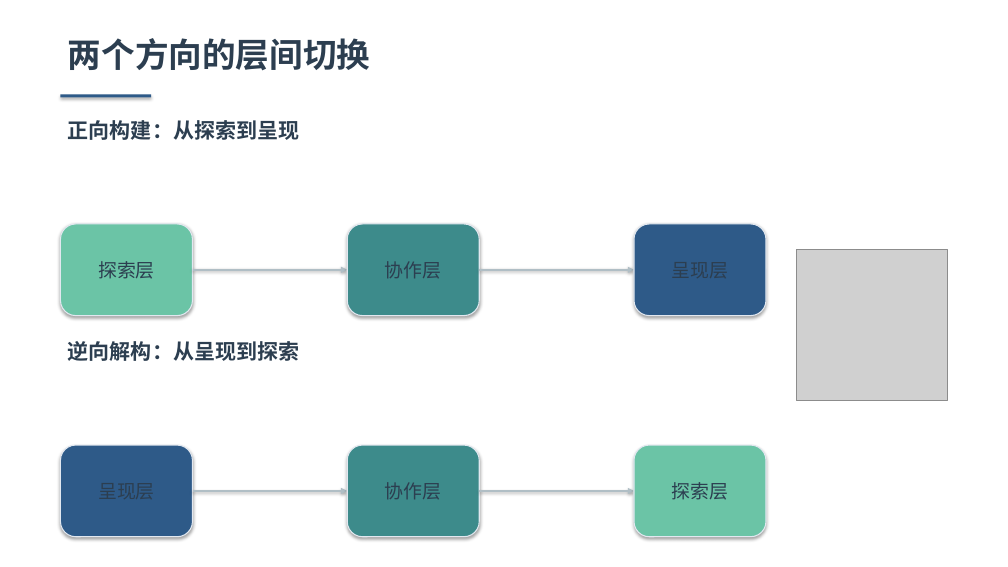
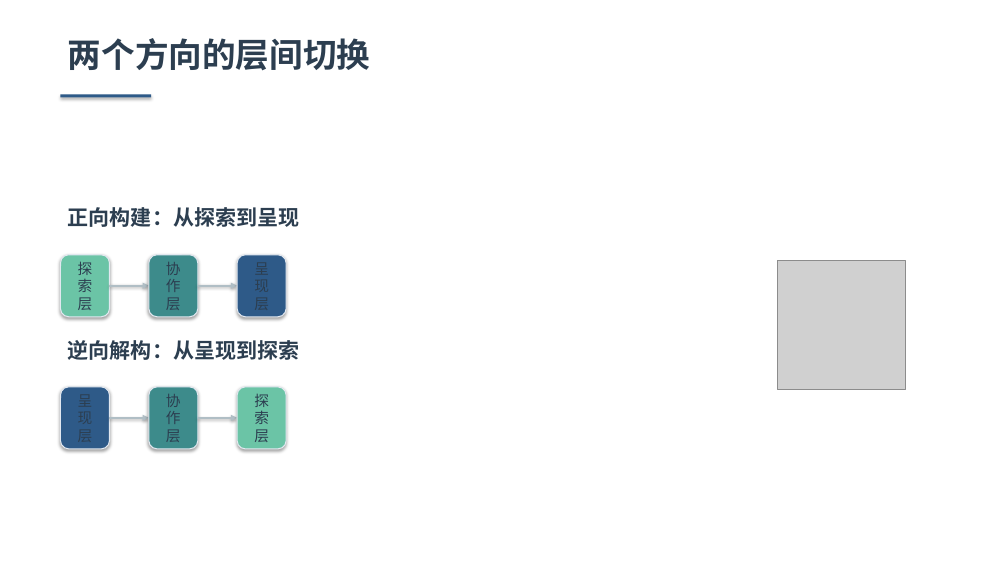
Before and after one commit to Lincyaw/paperops, a slide deck: slide 8 of examples/communication_friction/communication_friction.pptx. Drawn at 1008x567 pixels with LibreOffice and Linux fonts; fonts in the diff are those of the drawing; grey boxes stand for pictures. Boxes give left, top, right and bottom in pixels: in the first picture for what was removed or moved away, otherwise in the second. Text is boxed around its words. In the diff, an @@ line names an element or a change of style, - is before the commit and + after.

```diff
--- a/examples/communication_friction/communication_friction.pptx
+++ b/examples/communication_friction/communication_friction.pptx
@@ text "正向构建：从探索到呈现" moved from (x1=68, y1=120, x2=299, y2=140) to (x1=68, y1=207, x2=299, y2=227) @@
@@ rounded rectangle "探索层" resized from (x1=60, y1=224, x2=193, y2=315) to (x1=60, y1=255, x2=110, y2=317) @@
@@ rounded rectangle "协作层" resized from (x1=347, y1=224, x2=479, y2=315) to (x1=149, y1=255, x2=198, y2=317) @@
@@ rounded rectangle resized from (x1=634, y1=224, x2=767, y2=315) to (x1=237, y1=255, x2=287, y2=317) @@
@@ picture resized from (x1=796, y1=250, x2=948, y2=401) to (x1=777, y1=261, x2=906, y2=389) @@
@@ arrow moved from (193, 270) - (347, 270) to (110, 286) - (149, 286) @@
@@ arrow moved from (479, 270) - (634, 270) to (198, 286) - (237, 286) @@
@@ rounded rectangle resized from (x1=60, y1=445, x2=193, y2=537) to (x1=60, y1=387, x2=110, y2=449) @@
@@ rounded rectangle "协作层" resized from (x1=347, y1=445, x2=479, y2=537) to (x1=149, y1=387, x2=198, y2=449) @@
@@ size 18 to 14 pt in 4 elements at (x1=60, y1=255, x2=110, y2=317), (x1=149, y1=255, x2=198, y2=317), (x1=149, y1=387, x2=198, y2=449), (x1=237, y1=387, x2=287, y2=449) @@
@@ rounded rectangle "探索层" resized from (x1=634, y1=445, x2=767, y2=537) to (x1=237, y1=387, x2=287, y2=449) @@
@@ arrow moved from (193, 491) - (347, 491) to (110, 418) - (149, 418) @@
@@ arrow moved from (479, 491) - (634, 491) to (198, 418) - (237, 418) @@
```
Also in this commit, not shown: 14 other slides changed, 27 other files.
